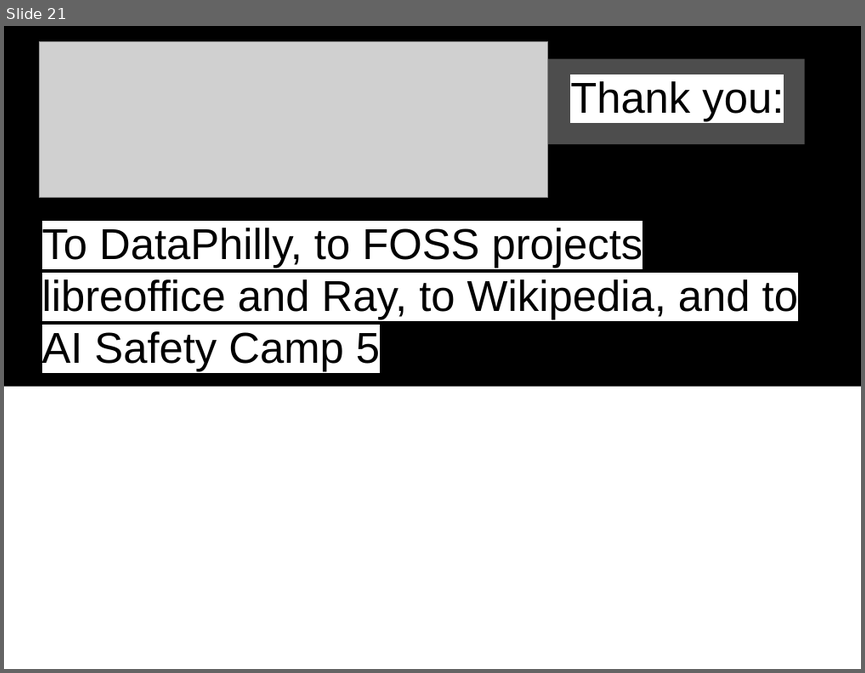
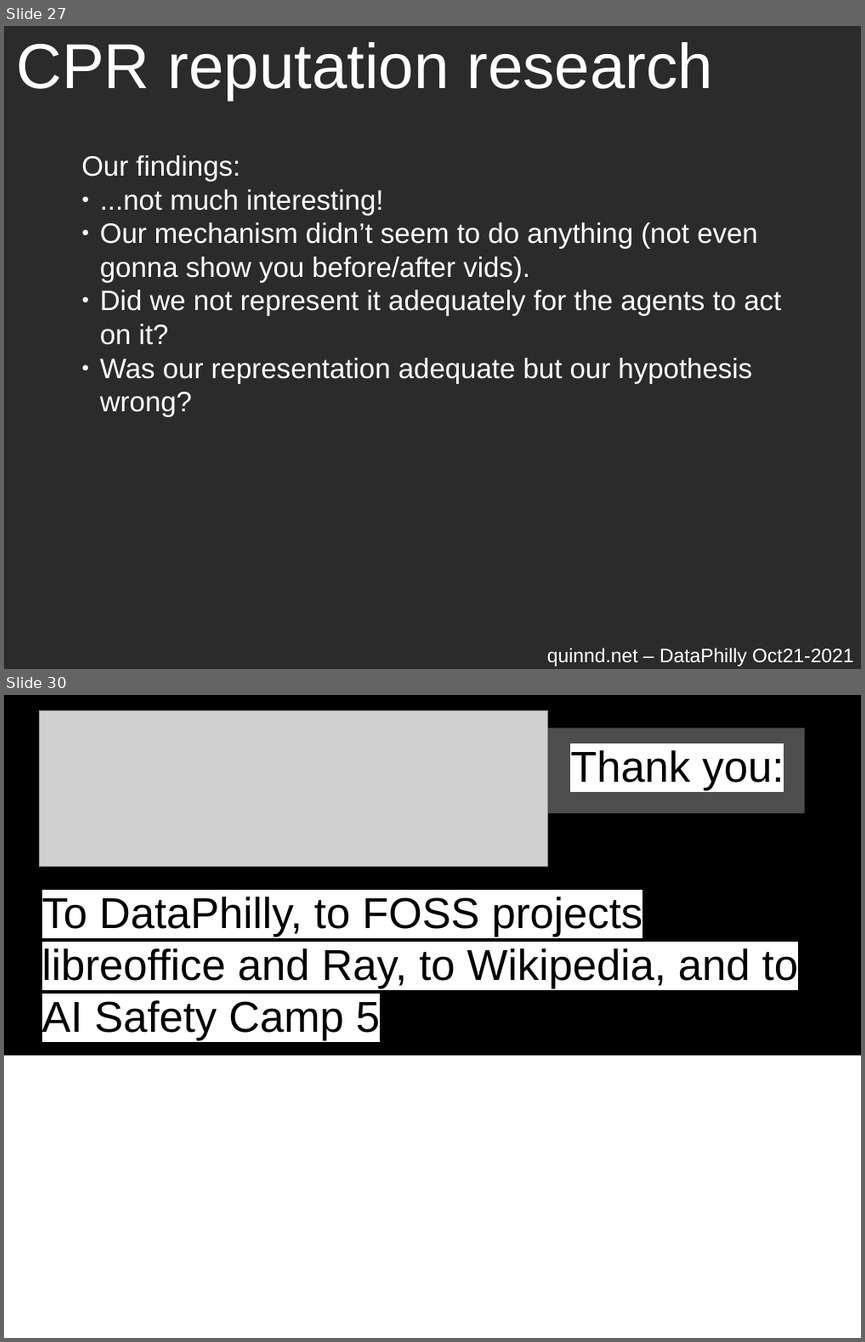
Before and after one commit to quinn-dougherty/marl-cpr-dataphilly-talk, a slide deck: marl-cpr-talk.odp. Shown one above the other, each under a label of ours: slide 21 before the commit, slides 27 and 30 after it; the slides between them are not shown. The pictures are 865x673 and 865x1342 pixels, drawn with LibreOffice and Linux fonts; fonts in the diff are those of the drawing; grey boxes stand for pictures; background and template pictures are left out; a plain dark background stands for a picture behind light text. Boxes give left, top, right and bottom in pixels: in the first picture for what was removed or moved away, otherwise in the second. Text is boxed around its words. In the diff, an @@ line names an element or a change of style, - is before the commit and + after.

```diff
--- a/marl-cpr-talk.odp
+++ b/marl-cpr-talk.odp
@@ slide 27 added at (4,26,861,669), background picture (left out) @@
@@ title added at (16,42,713,100), 58.7 pt, text #FFFFFF @@
+CPR reputation research
@@ text added at (81,155,781,417), 26 pt, text #FFFFFF @@
+Our findings:
+● ...not much interesting!
+● Our mechanism didn’t seem to do anything (not even gonna show you before/after vids).
+● Did we not represent it adequately for the agents to act on it?
+● Was our representation adequate but our hypothesis wrong?
@@ text added at (547,647,853,666), 18 pt, text #FFFFFF @@
+quinnd.net – DataPhilly Oct21-2021
@@ what was slide 21 is now slide 30 @@
```
Also in this commit, not shown: 3 slides changed, 8 other slides added, 2 other files.
